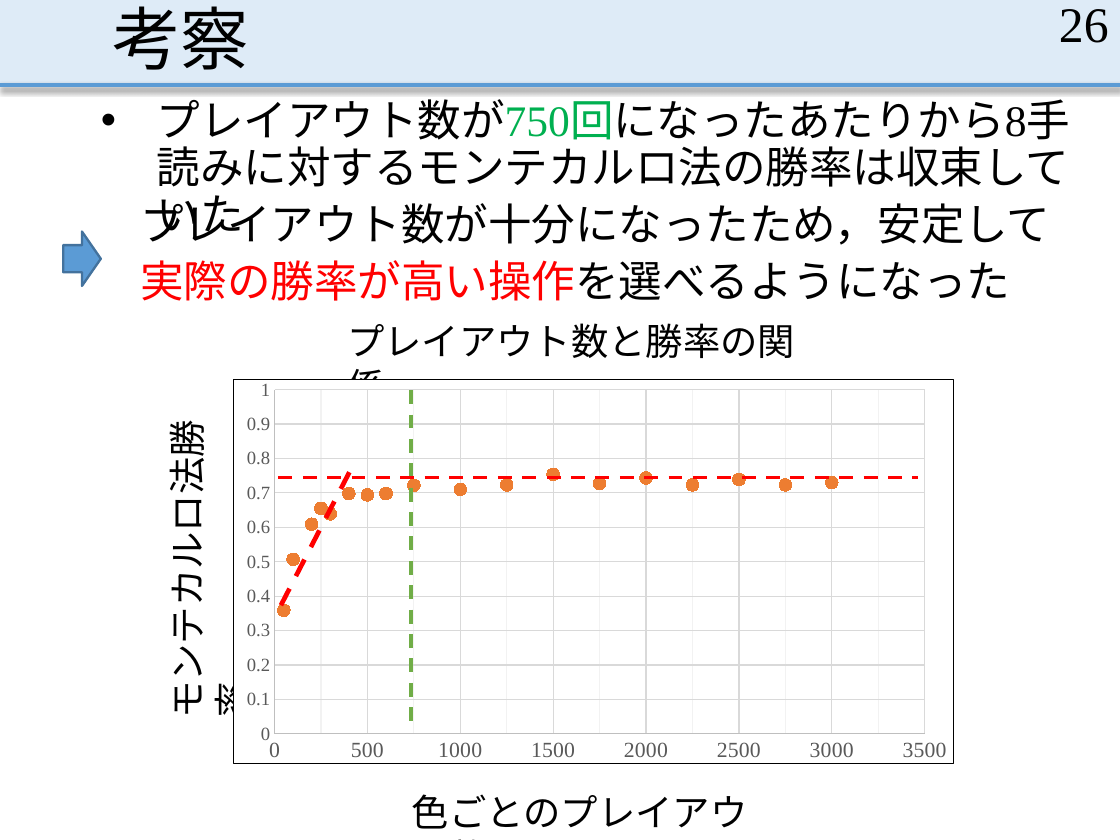
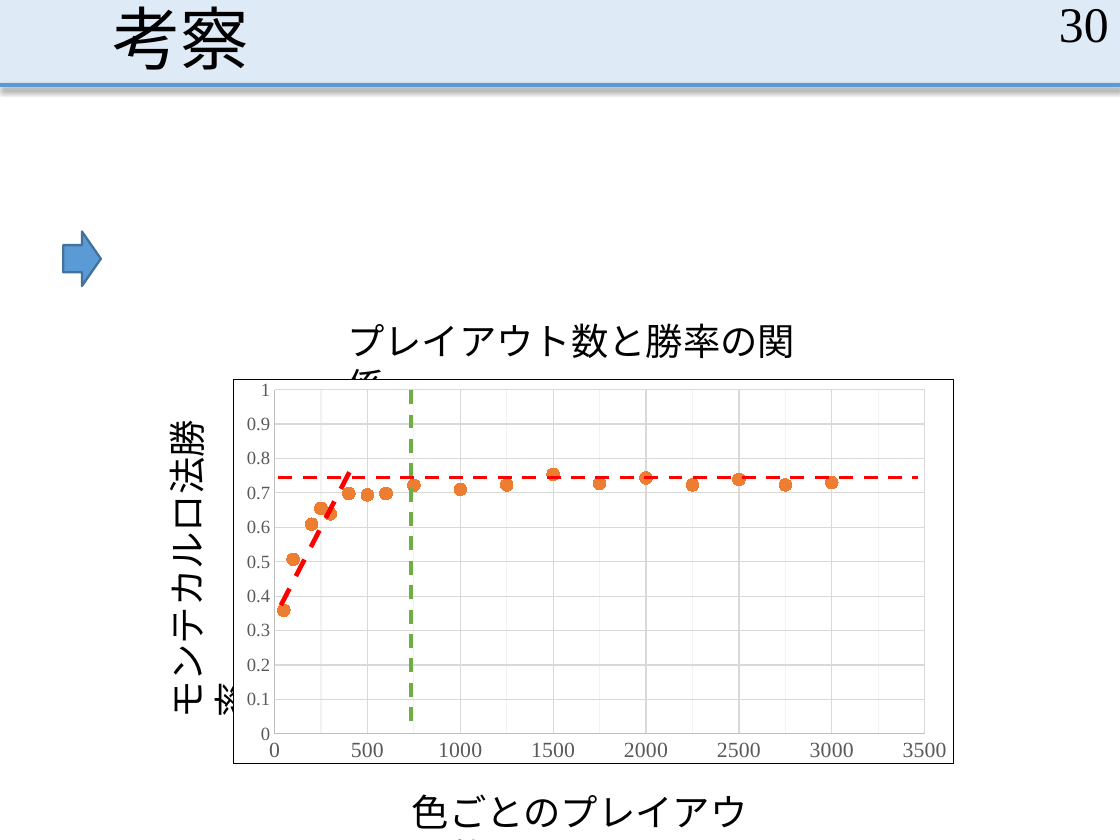
Before and after one commit to MasayaOda/SR, a slide deck: slide 30 of 190702oda.pptx (slide 26 before the commit). Drawn at 1120x840 pixels with LibreOffice and Linux fonts; fonts in the diff are those of the drawing. Boxes give left, top, right and bottom in pixels: in the first picture for what was removed or moved away, otherwise in the second. Text is boxed around its words. In the diff, an @@ line names an element or a change of style, - is before the commit and + after.

```diff
--- a/190702oda.pptx
+++ b/190702oda.pptx
@@ page number at (x1=1059, y1=9, x2=1109, y2=43): text changed @@
-26
+30
@@ text removed at (x1=157, y1=92, x2=1070, y2=147) @@
-• プレイアウト数が750回になったあたりから8手読みに対するモンテカルロ法の勝率は収束していた
@@ text removed at (x1=140, y1=196, x2=1050, y2=301) @@
-プレイアウト数が十分になったため，安定して
-実際の勝率が高い操作を選べるようになった
```
Also in this commit, not shown: 6 other slides changed, 6 slides added, 2 slides removed.
